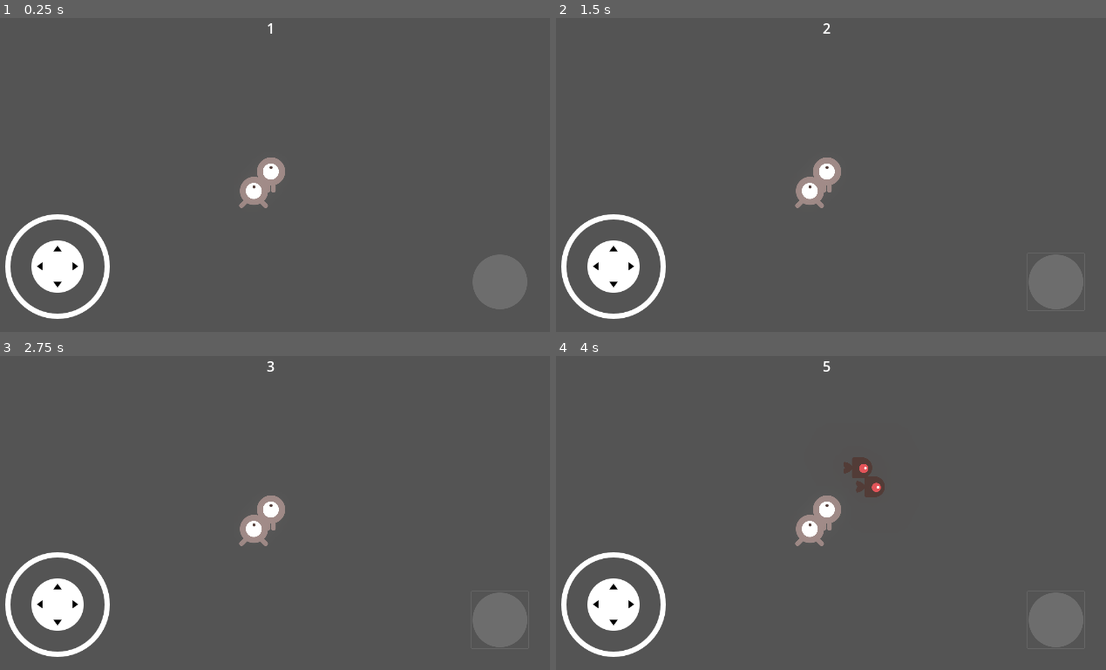
Above: before the commit, frames 1-4 (two rows, left to right).
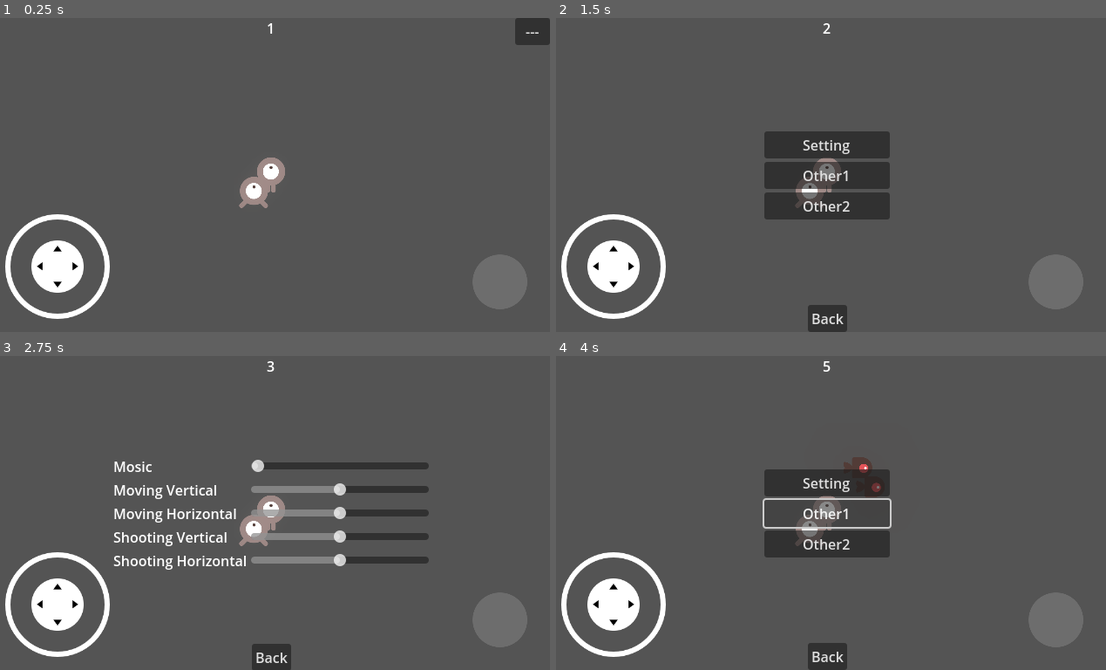
Above: after the commit, the same moments.

Repository: mlchung1231/mobile_game
Game: Godot game, scene res://main.tscn
Same seed, same stepped clock (60 frames per second), same inputs: the game is played once before the commit and once after it. This scene is started directly instead of the project's main scene.
Inputs (mouse positions are in pixels of both pictures, inside the frame that each line leads up to):
- Up to frame 1 (0.25 s): no input
- Up to frame 2 (1.5 s): click (1056, 281) at 0.5 s; click (1089, 30) at 1.25 s, where only the run after the commit has a clickable "---"
- Up to frame 3 (2.75 s): click (269, 481) at 2 s, where only the run after the commit has a clickable "Setting"
- Up to frame 4 (4 s): click (825, 657) at 2.75 s, where only the run after the commit has a clickable "Back"; click (825, 513) at 3.5 s, where only the run after the commit has a clickable "Other1"

The runs differ from the first frame. In frame 1, 0.5% of the frame differs, in the area x 93-100%, y 0-9%; in frame 2, 6.4%, in the area x 37-61%, y 36-100%; in frame 3, 5.7%; in frame 4, 5.3%.

Commit message:
Can change button position

Diff:
--- /dev/null
+++ b/HUD.gd
@@ -0,0 +1,12 @@
+extends CanvasLayer
+
+
+# Called when the node enters the scene tree for the first time.
+func _ready():
+	pass # Replace with function body.
+
+
+# Called every frame. 'delta' is the elapsed time since the previous frame.
+func _process(delta):
+	$Virtual_Joystick.set_position(Vector2(Setting.moving_Hposition,Setting.moving_Vposition))
+	$Shoot_button.set_position(Vector2(Setting.shooting_Hposition,Setting.shooting_Vposition))
--- a/Player.gd
+++ b/Player.gd
@@ -74,16 +74,6 @@
 	$HUD/Shoot_button.modulate = Color.BURLYWOOD
 	is_shooting = true
 
-
-
-func _on_shoot_button_pressed():
-#	$HUD/Shoot_button.modulate = Color.BURLYWOOD
-#	if  Global.node_creation_parent != null and can_shoot and is_dead == false:
-#		Global.instance_node(bullet, global_position, Global.node_creation_parent)
-#		$Reload_speed.start()
-#		can_shoot = false
-	pass
-
 func _on_shoot_button_button_up():
 	$HUD/Shoot_button.modulate = Color.WHITE
 	is_shooting = false
--- /dev/null
+++ b/Setting.gd
@@ -0,0 +1,15 @@
+extends Node
+
+var moving_Vposition = 240
+var moving_Hposition = 30
+var shooting_Vposition = 270
+var shooting_Hposition = 550
+
+# Called when the node enters the scene tree for the first time.
+func _ready():
+	pass # Replace with function body.
+
+
+# Called every frame. 'delta' is the elapsed time since the previous frame.
+func _process(delta):
+	pass
--- a/main.tscn
+++ b/main.tscn
@@ -1,9 +1,10 @@
-[gd_scene load_steps=6 format=3 uid="uid://dgq3u2ynb61q4"]
+[gd_scene load_steps=7 format=3 uid="uid://dgq3u2ynb61q4"]
 
 [ext_resource type="Script" path="res://main.gd" id="1_5cd4c"]
 [ext_resource type="PackedScene" uid="uid://0c8id4nsm8hd" path="res://player.tscn" id="2_23goh"]
 [ext_resource type="PackedScene" uid="uid://cbbxovsfn4jk2" path="res://player_2.tscn" id="4_i457l"]
 [ext_resource type="Script" path="res://World_enemy_spawn_timer.gd" id="5_d2hwp"]
+[ext_resource type="PackedScene" uid="uid://can0krtptlfc5" path="res://menu.tscn" id="5_vwhe2"]
 
 [sub_resource type="Environment" id="Environment_xgrsk"]
 background_mode = 3
@@ -13,6 +14,10 @@
 
 [node name="Arena" type="Node2D"]
 script = ExtResource("1_5cd4c")
+
+[node name="CanvasLayer" type="CanvasLayer" parent="."]
+
+[node name="MainMenu" parent="CanvasLayer" instance=ExtResource("5_vwhe2")]
 
 [node name="Player" parent="." instance=ExtResource("2_23goh")]
 position = Vector2(320, 180)
--- /dev/null
+++ b/menu.gd
@@ -0,0 +1,45 @@
+extends Control
+
+# Called every frame. 'delta' is the elapsed time since the previous frame.
+func _process(delta):
+	if Input.is_action_just_pressed("ui_cancel"):
+		toggle()
+
+func toggle():
+	visible = !visible
+
+func show_and_hide(first, second):
+	first.show()
+	second.hide()
+
+func _on_setting_menu_pressed():
+	show_and_hide($Options, $Menu)
+
+func _on_back_from_options_pressed():
+	show_and_hide($Menu, $Options)
+
+func _on_setting_pressed():
+	show_and_hide($Setting, $Options)
+
+func _on_back_from_setting_pressed():
+	show_and_hide($Options, $Setting)
+
+
+func _on_music_value_changed(value):
+	pass
+
+func _on_moving_vertical_value_changed(value):
+	Setting.moving_Vposition = 240 - value
+
+
+
+func _on_moving_horizontal_value_changed(value):
+	Setting.moving_Hposition = 30 + value
+
+
+func _on_shooting_vertical_value_changed(value):
+	Setting.shooting_Vposition = 270 - value
+
+
+func _on_shooting_horizontal_value_changed(value):
+	Setting.shooting_Hposition = 550 + value
--- /dev/null
+++ b/menu.tscn
@@ -0,0 +1,187 @@
+[gd_scene load_steps=2 format=3 uid="uid://can0krtptlfc5"]
+
+[ext_resource type="Script" path="res://menu.gd" id="1_x8kvs"]
+
+[node name="MainMenu" type="Control"]
+layout_mode = 3
+anchors_preset = 15
+anchor_right = 1.0
+anchor_bottom = 1.0
+grow_horizontal = 2
+grow_vertical = 2
+script = ExtResource("1_x8kvs")
+
+[node name="Menu" type="VBoxContainer" parent="."]
+layout_mode = 1
+anchors_preset = 1
+anchor_left = 1.0
+anchor_right = 1.0
+offset_left = -40.0
+offset_bottom = 40.0
+grow_horizontal = 0
+
+[node name="SettingMenu" type="Button" parent="Menu"]
+layout_mode = 2
+text = "---"
+
+[node name="Options" type="Control" parent="."]
+visible = false
+layout_mode = 1
+anchors_preset = 15
+anchor_right = 1.0
+anchor_bottom = 1.0
+grow_horizontal = 2
+grow_vertical = 2
+
+[node name="VBoxContainer" type="VBoxContainer" parent="Options"]
+layout_mode = 1
+anchors_preset = 8
+anchor_left = 0.5
+anchor_top = 0.5
+anchor_right = 0.5
+anchor_bottom = 0.5
+offset_left = -72.0
+offset_top = -50.5
+offset_right = 72.0
+offset_bottom = 50.5
+grow_horizontal = 2
+grow_vertical = 2
+
+[node name="Setting" type="Button" parent="Options/VBoxContainer"]
+layout_mode = 2
+text = "Setting"
+
+[node name="Other1" type="Button" parent="Options/VBoxContainer"]
+layout_mode = 2
+text = "Other1"
+
+[node name="Other2" type="Button" parent="Options/VBoxContainer"]
+layout_mode = 2
+text = "Other2"
+
+[node name="BackFromOptions" type="Button" parent="Options"]
+layout_mode = 1
+anchors_preset = 7
+anchor_left = 0.5
+anchor_top = 1.0
+anchor_right = 0.5
+anchor_bottom = 1.0
+offset_left = -22.5
+offset_top = -31.0
+offset_right = 22.5
+grow_horizontal = 2
+grow_vertical = 0
+text = "Back"
+
+[node name="Setting" type="Control" parent="."]
+visible = false
+layout_mode = 1
+anchors_preset = 8
+anchor_left = 0.5
+anchor_top = 0.5
+anchor_right = 0.5
+anchor_bottom = 0.5
+grow_horizontal = 2
+grow_vertical = 2
+
+[node name="HBoxContainer" type="HBoxContainer" parent="Setting"]
+layout_mode = 1
+anchors_preset = 8
+anchor_left = 0.5
+anchor_top = 0.5
+anchor_right = 0.5
+anchor_bottom = 0.5
+offset_left = -181.0
+offset_top = -43.0
+offset_right = 181.0
+offset_bottom = 43.0
+grow_horizontal = 2
+grow_vertical = 2
+
+[node name="Labels" type="VBoxContainer" parent="Setting/HBoxContainer"]
+layout_mode = 2
+size_flags_horizontal = 4
+
+[node name="Music" type="Label" parent="Setting/HBoxContainer/Labels"]
+layout_mode = 2
+size_flags_vertical = 6
+text = "Mosic"
+
+[node name="MovingVertical" type="Label" parent="Setting/HBoxContainer/Labels"]
+layout_mode = 2
+size_flags_vertical = 6
+text = "Moving Vertical"
+
+[node name="MovingHorizontal" type="Label" parent="Setting/HBoxContainer/Labels"]
+layout_mode = 2
+size_flags_vertical = 6
+text = "Moving Horizontal"
+
+[node name="ShootingVertical" type="Label" parent="Setting/HBoxContainer/Labels"]
+layout_mode = 2
+size_flags_vertical = 6
+text = "Shooting Vertical"
+
+[node name="shootingHorizontal" type="Label" parent="Setting/HBoxContainer/Labels"]
+layout_mode = 2
+size_flags_vertical = 6
+text = "Shooting Horizontal"
+
+[node name="Slider" type="VBoxContainer" parent="Setting/HBoxContainer"]
+layout_mode = 2
+size_flags_horizontal = 3
+
+[node name="Music" type="HSlider" parent="Setting/HBoxContainer/Slider"]
+layout_mode = 2
+size_flags_vertical = 6
+max_value = 1.0
+step = 0.0
+
+[node name="MovingVertical" type="HSlider" parent="Setting/HBoxContainer/Slider"]
+layout_mode = 2
+size_flags_vertical = 6
+min_value = -20.0
+max_value = 20.0
+
+[node name="MovingHorizontal" type="HSlider" parent="Setting/HBoxContainer/Slider"]
+layout_mode = 2
+size_flags_vertical = 6
+min_value = -20.0
+max_value = 20.0
+
+[node name="ShootingVertical" type="HSlider" parent="Setting/HBoxContainer/Slider"]
+layout_mode = 2
+size_flags_vertical = 6
+min_value = -20.0
+max_value = 20.0
+
+[node name="ShootingHorizontal" type="HSlider" parent="Setting/HBoxContainer/Slider"]
+layout_mode = 2
+size_flags_vertical = 6
+min_value = -20.0
+max_value = 20.0
+
+[node name="BackFromSetting" type="Button" parent="Setting"]
+layout_mode = 1
+anchors_preset = 7
+anchor_left = 0.5
+anchor_top = 1.0
+anchor_right = 0.5
+anchor_bottom = 1.0
+offset_left = -22.5
+offset_top = 150.0
+offset_right = 22.5
+offset_bottom = 181.0
+grow_horizontal = 2
+grow_vertical = 0
+text = "Back"
+
+[connection signal="pressed" from="Menu/SettingMenu" to="." method="_on_setting_menu_pressed"]
+[connection signal="pressed" from="Options/VBoxContainer/Setting" to="." method="_on_setting_pressed"]
+[connection signal="pressed" from="Options/BackFromOptions" to="." method="_on_back_from_options_pressed"]
+[connection signal="value_changed" from="Setting/HBoxContainer/Slider/Music" to="." method="_on_music_value_changed"]
+[connection signal="value_changed" from="Setting/HBoxContainer/Slider/MovingVertical" to="." method="_on_moving_vertical_value_changed"]
+[connection signal="value_changed" from="Setting/HBoxContainer/Slider/MovingHorizontal" to="." method="_on_moving_horizontal_value_changed"]
+[connection signal="value_changed" from="Setting/HBoxContainer/Slider/ShootingVertical" to="." method="_on_shooting_vertical_value_changed"]
+[connection signal="value_changed" from="Setting/HBoxContainer/Slider/ShootingHorizontal" to="." method="_on_shooting_horizontal_value_changed"]
+[connection signal="pressed" from="Setting/BackFromSetting" to="." method="_on_back_from_setting_pressed"]
--- a/player.tscn
+++ b/player.tscn
@@ -1,8 +1,9 @@
-[gd_scene load_steps=6 format=3 uid="uid://0c8id4nsm8hd"]
+[gd_scene load_steps=7 format=3 uid="uid://0c8id4nsm8hd"]
 
 [ext_resource type="Texture2D" uid="uid://cwlkhbaq35aie" path="res://playerGrey_up1.png" id="1_j0kvc"]
 [ext_resource type="Script" path="res://Player.gd" id="2_t0c86"]
 [ext_resource type="PackedScene" uid="uid://dmr0fcamx7t56" path="res://joystick/virtual_joystick.tscn" id="3_nbnsp"]
+[ext_resource type="Script" path="res://HUD.gd" id="3_xur8b"]
 [ext_resource type="Texture2D" uid="uid://fjp8heyx6xdv" path="res://shoot_button.png" id="4_augsk"]
 
 [sub_resource type="CapsuleShape2D" id="CapsuleShape2D_4lg4j"]
@@ -24,8 +25,9 @@
 shape = SubResource("CapsuleShape2D_4lg4j")
 
 [node name="HUD" type="CanvasLayer" parent="."]
+script = ExtResource("3_xur8b")
 
-[node name="Virtual Joystick" parent="HUD" instance=ExtResource("3_nbnsp")]
+[node name="Virtual_Joystick" parent="HUD" instance=ExtResource("3_nbnsp")]
 offset_left = 30.0
 offset_top = -120.0
 offset_right = 180.0
@@ -57,4 +59,3 @@
 [connection signal="area_entered" from="Hitbox" to="." method="_on_hitbox_area_entered"]
 [connection signal="button_down" from="HUD/Shoot_button" to="." method="_on_shoot_button_button_down"]
 [connection signal="button_up" from="HUD/Shoot_button" to="." method="_on_shoot_button_button_up"]
-[connection signal="pressed" from="HUD/Shoot_button" to="." method="_on_shoot_button_pressed"]
--- a/project.godot
+++ b/project.godot
@@ -18,11 +18,13 @@
 [autoload]
 
 Global="*res://Global.gd"
+Setting="*res://Setting.gd"
 
 [display]
 
 window/size/viewport_width=640
 window/size/viewport_height=360
+window/stretch/mode="canvas_items"
 
 [dotnet]
 
